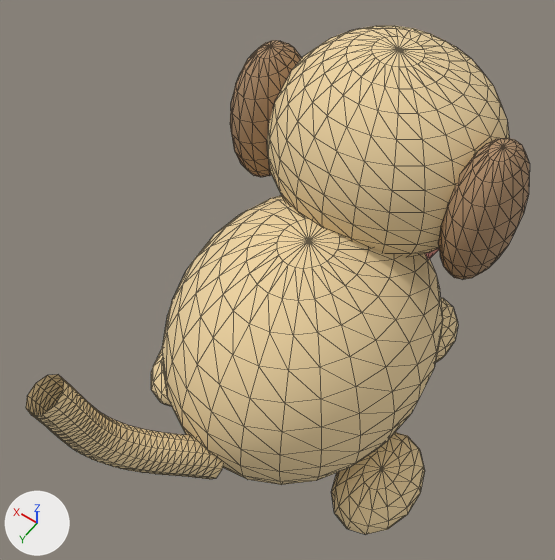
The glTF model assets/harvest_3d/source/farm_friends_20261004/dog/exports/sprites/dog.glb, before and after one commit.
Rendered twice from a 50 mm lens placed at (-0.97, 1.619, 2.573), pointed at (-0.117, 0.425, 0.696). The lights are fixed; the arrows at lower left show +X, +Y and +Z. The first picture is the older version. Mesh edges are drawn as thin lines. Vertices at exactly the same position are counted once.

Names of what the first picture shows: 'Dog | back paw', 'Dog | back paw.001', 'Dog | body', 'Dog | ear', 'Dog | ear.001', 'Dog | front paw', 'Dog | head', 'Dog | tail' and 1 more.
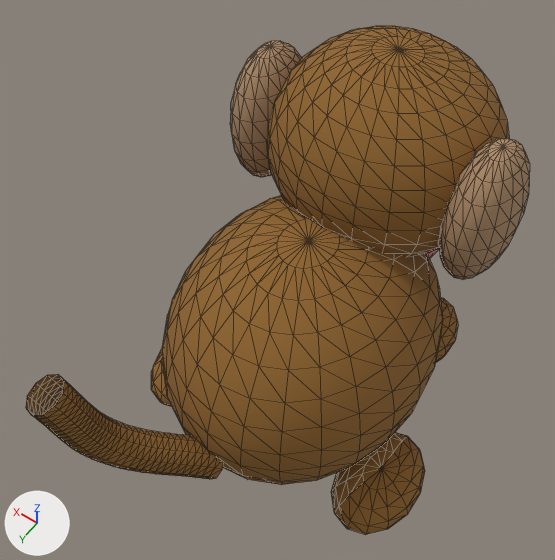
What differs and where, as boxes (x1, y1, x2, y2) in the pictures (555 x 560 px):
'Dog | tail', recoloured (beige to brown): (26, 374, 223, 479) in both
part 1 of me_球体_008, recoloured (beige to brown): (331, 432, 425, 534) in both
part 2 of me_球体_012, recoloured (beige to brown): (151, 349, 171, 406) in both
part 3 of me_球体, recoloured (beige to brown): (162, 195, 443, 485) in both
part 4 of me_球体_007, recoloured (beige to brown): (435, 297, 458, 363) in both
part 5 of me_球体_002, recoloured (beige to brown): (267, 26, 509, 257) in both

Edits to the bpy script that builds the scene:
```text
Add mat_dog___honey_gold_fur:
    mat_dog___honey_gold_fur = principled_material('Dog | honey-gold fur')
    mat_dog___honey_gold_fur.base_color = (0.28, 0.13, 0.025)  # brown #90652c
    mat_dog___honey_gold_fur.roughness = 0.95
Change me_球体_008:
    where me_球体_008.from_pydata(...)  # 100 vertices, 196 faces; spans x -0.136..0.136, y -0.2..0.2, z -0.1..0.1
    used by ob_dog___back_paw; location = (-0.626, 0.55, 0.1)
    me_球体_008 part 1: 196 faces spanning x -0.136..0.136, y -0.2..0.2, z -0.1..0.1 switch from mat_fur___golden_retriever (beige #efd4a2) to mat_dog___honey_gold_fur (brown #90652c)
Change me_球体_012:
    where me_球体_012.from_pydata(...)  # 100 vertices, 196 faces; spans x -0.136..0.136, y -0.2..0.2, z -0.1..0.1
    used by ob_dog___back_paw_001; location = (0.174, 0.55, 0.1)
    me_球体_012 part 2: 196 faces spanning x -0.136..0.136, y -0.2..0.2, z -0.1..0.1 switch from mat_fur___golden_retriever (beige #efd4a2) to mat_dog___honey_gold_fur (brown #90652c)
Change me_球体:
    where me_球体.from_pydata(...)  # 362 vertices, 720 faces; spans x -0.42..0.42, y -0.5..0.5, z -0.46..0.46
    used by ob_dog___body; location = (-0.226, 0.43, 0.5)
    me_球体 part 3: 720 faces spanning x -0.42..0.42, y -0.5..0.5, z -0.46..0.46 switch from mat_fur___golden_retriever (beige #efd4a2) to mat_dog___honey_gold_fur (brown #90652c)
Change me_球体_007:
    where me_球体_007.from_pydata(...)  # 100 vertices, 196 faces; spans x -0.127..0.127, y -0.18..0.18, z -0.1..0.1
    used by ob_dog___front_paw; location = (-0.446, -0.07, 0.1)
    me_球体_007 part 4: 196 faces spanning x -0.127..0.127, y -0.18..0.18, z -0.1..0.1 switch from mat_fur___golden_retriever (beige #efd4a2) to mat_dog___honey_gold_fur (brown #90652c)
Change me_球体_002:
    where me_球体_002.from_pydata(...)  # 362 vertices, 720 faces; spans x -0.36..0.36, y -0.34..0.34, z -0.33..0.33
    used by ob_dog___head; location = (-0.226, 0.03, 1.02)
    me_球体_002 part 5: 720 faces spanning x -0.36..0.36, y -0.34..0.34, z -0.33..0.33 switch from mat_fur___golden_retriever (beige #efd4a2) to mat_dog___honey_gold_fur (brown #90652c)
Change me_dog___tail_curve:
    where me_dog___tail_curve.from_pydata(...)  # 330 vertices, 640 faces; spans x -0.05..0.355, y 0.53..0.898, z 0.355..0.886
    remove me_dog___tail_curve.materials.append(mat_fur___golden_retriever)  # beige #efd4a2
    add me_dog___tail_curve.materials.append(mat_dog___honey_gold_fur)  # brown #90652c
```
